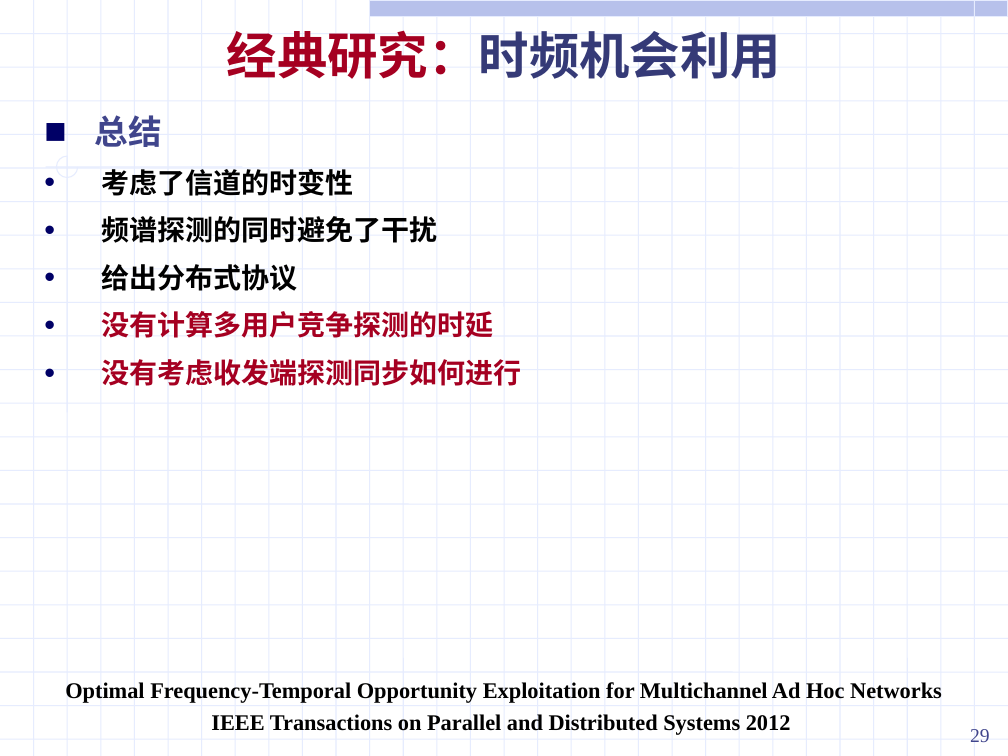
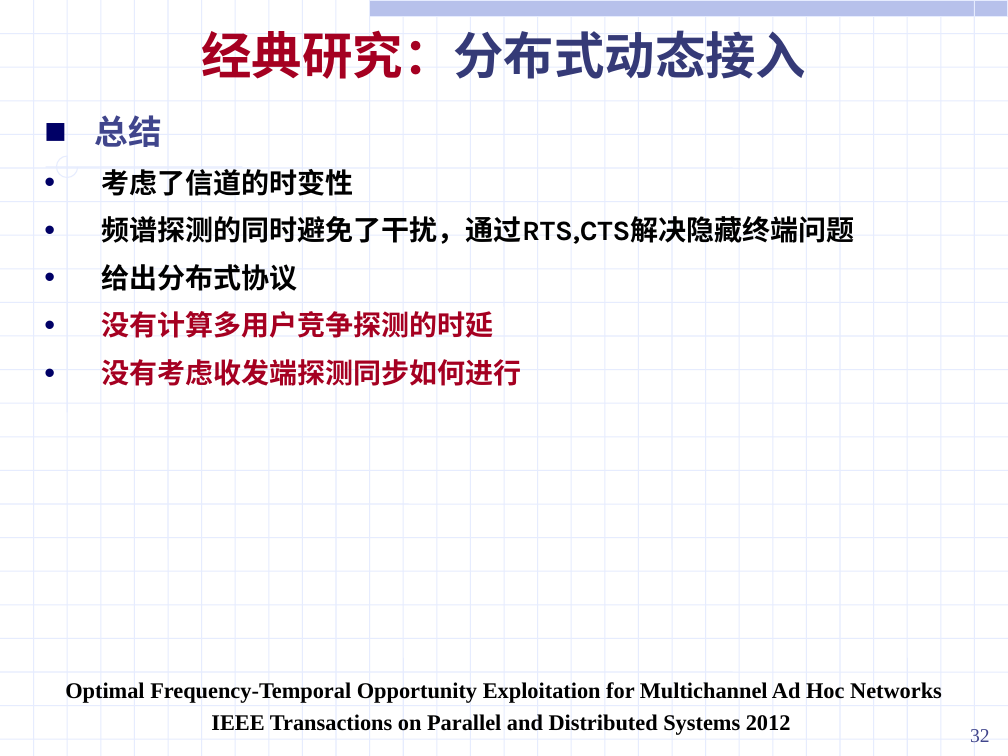
Before and after one commit to ssheroes/hello-world, a slide deck: slide 32 of 战术网频谱资源分配调研.pptx (slide 29 before the commit). Drawn at 1008x756 pixels with LibreOffice and Linux fonts; fonts in the diff are those of the drawing. Boxes give left, top, right and bottom in pixels: in the first picture for what was removed or moved away, otherwise in the second. Text is boxed around its words. In the diff, an @@ line names an element or a change of style, - is before the commit and + after.

```diff
--- a/战术网频谱资源分配调研.pptx
+++ b/战术网频谱资源分配调研.pptx
@@ text at <box>202,30,807,79</box>: text changed; font Karla to Noto Sans CJK SC @@
-经典研究：时频机会利用
+经典研究：分布式动态接入
@@ text at <box>101,216,855,244</box>: text changed @@
-• 频谱探测的同时避免了干扰
+• 频谱探测的同时避免了干扰，通过RTS,CTS解决隐藏终端问题
@@ page number at <box>970,729,990,743</box>: text changed @@
-29
+32
```
Also in this commit, not shown: 35 other slides changed, 4 slides added, 1 slide removed, 5 other files.
